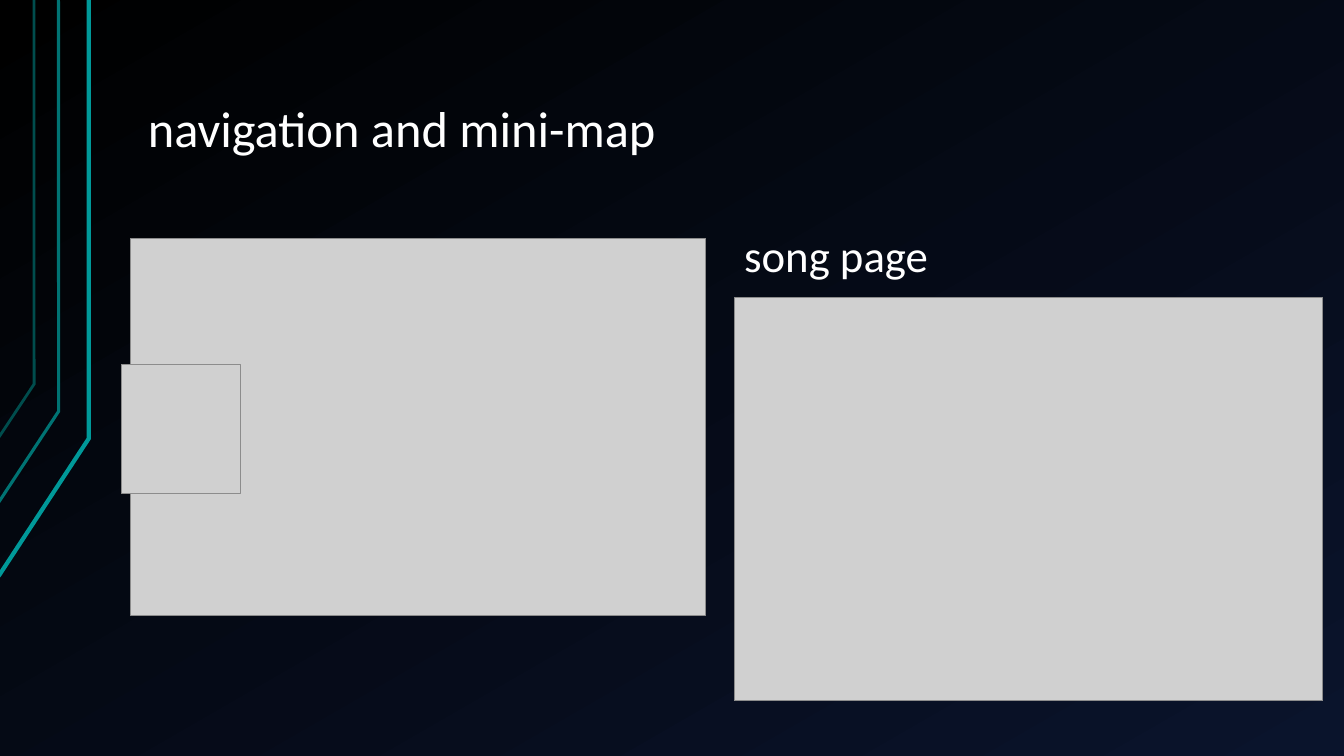
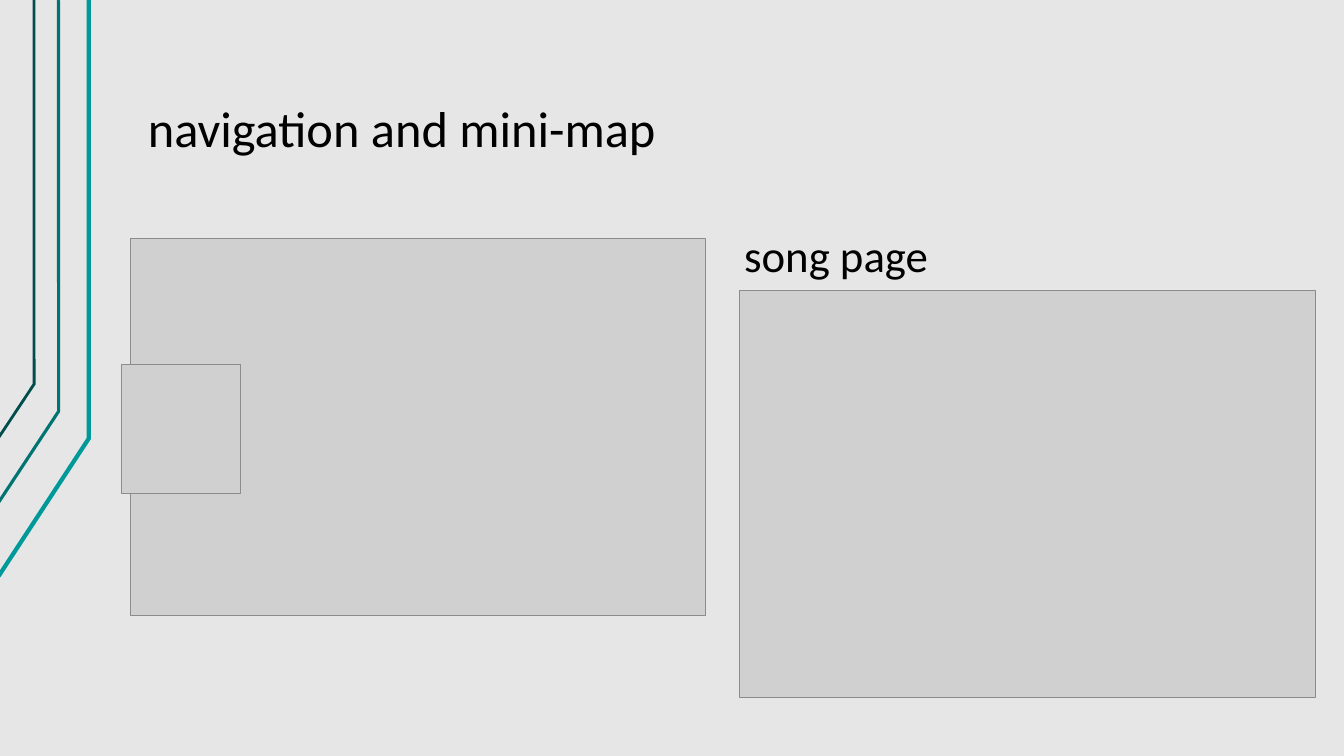
Before and after one commit to jegasus/m8-tracker-workshop, a slide deck: slide 12 of slides_v1.odp (slide 11 before the commit). Drawn at 1344x756 pixels with LibreOffice and Linux fonts; fonts in the diff are those of the drawing; grey boxes stand for pictures. Boxes give left, top, right and bottom in pixels: in the first picture for what was removed or moved away, otherwise in the second. Text is boxed around its words. In the diff, an @@ line names an element or a change of style, - is before the commit and + after.

```diff
--- a/slides_v1.odp
+++ b/slides_v1.odp
@@ background gradient #000000 to #0A142C to #E7E6E6 @@
@@ title "navigation and mini-map" at [148,112,655,156]: text colour #FFFFFF to #000000 @@
@@ text "song page" at [744,250,928,280]: text colour #FFFFFF to #000000 @@
@@ picture: place and size @@
-picture at [734,297,1323,701]
+picture at [739,291,1316,698]
```
Also in this commit, not shown: 29 other slides changed, 6 slides added.
